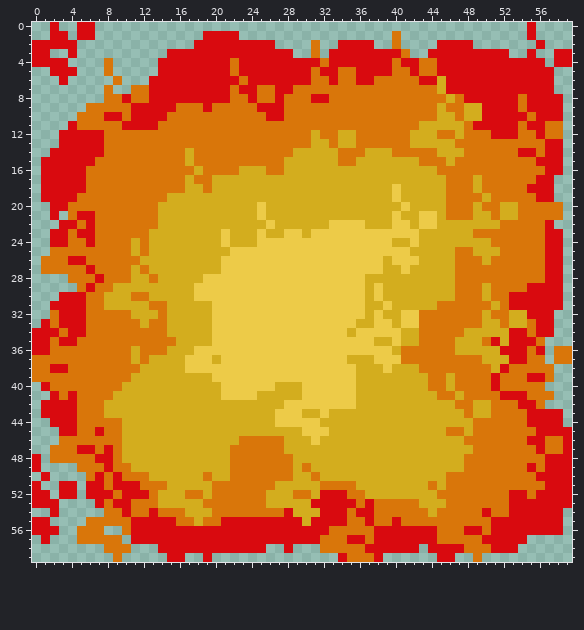
A pixel-art sprite gets an edit: frontend/src/game/sprites/level01/explosion.png. The picture above is the old version.
The file is 60x60 pixels. Colours within 5 levels of each other are drawn and written as one.
New version:
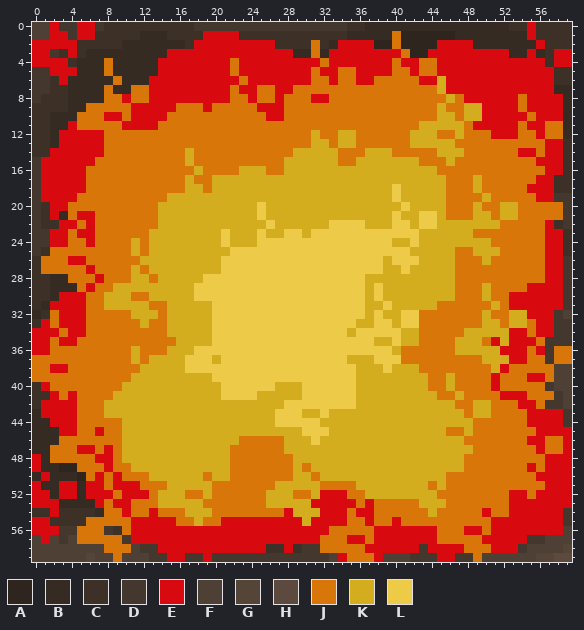
Palette (. is transparent): A #2e251f  B #352b23  C #3c3027  D #44372d  E #d90a0f  F #4f4035  G #554539  H #5b4a3d  J #d9760a  K #d3ad1e  L #edcb48
Edits made:
The author put colour A in row 1 at x 41 to 46; in row 2 at x 38 to 39 and 41 to 44; in row 3 at x 42 to 43; in row 49 at x 3 to 4; in row 50 at x 5.
The author put colour B in row 0 at x 37 to 52; in row 1 at x 12 to 14, 35 to 39 and 47 to 54; in row 2 at x 10 to 16, 33 and 49 to 55; in row 3 at x 6 to 14, 29 to 30, 32, 53 to 54 and 56; in rows 4 to 5 at x 5 to 7 and 9 to 13; in row 6 at x 4 to 8 and 10 to 12.
The author put colour B in row 7 at x 4 to 7, 9 to 10 and 58 to 59; in row 8 at x 4 to 7 and 59; in row 9 at x 4 to 5 and 59; in row 10 at x 2 to 4 and 59; in row 11 at x 2 to 3 and 59; in row 12 at x 2 and 59.
The author put colour B in row 13 at x 2; in row 21 at x 3; in row 28 at x 2 to 3; in row 29 at x 2 to 4; in row 30 at x 2; in row 31 at x 1.
The author put colour B in row 32 at x 0; in row 43 at x 0; in row 44 at x 0 to 1; in rows 45 to 46 at x 0 to 2; in row 47 at x 0 to 1; in row 48 at x 1.
The author put colour B in row 49 at x 1 to 2; in row 50 at x 0 and 2 to 4; in row 51 at x 1 to 2 and 5; in row 52 at x 2 and 5; in row 53 at x 3 to 6; in row 54 at x 7.
The author put colour C in row 0 at x 8 to 17, 35 to 36, 53 to 54 and 56 to 59; in row 1 at x 7 to 11, 15 to 18, 23 to 34 and 56 to 59; in row 2 at x 5 to 9, 17, 27 to 30, 32 and 57 to 59; in row 3 at x 3, 5 and 57; in row 4 at x 4 and 57; in row 5 at x 58 to 59.
The author put colour C in row 6 at x 2 and 58 to 59; in row 7 at x 2 to 3; in row 8 at x 1 to 3; in row 9 at x 0 to 3; in rows 10 to 12 at x 0 to 1; in rows 13 to 14 at x 0 to 1 and 59.
The author put colour C in rows 15 to 16 at x 59; in rows 17 to 18 at x 58 to 59; in rows 20 to 21 at x 1; in row 22 at x 1 to 2 and 58; in rows 23 to 24 at x 59; in row 25 at x 1 and 59.
The author put colour C in rows 26 to 27 at x 0; in rows 28 to 30 at x 0 to 1; in row 31 at x 0; in row 32 at x 1; in row 33 at x 0; in row 40 at x 0.
The author put colour C in row 41 at x 0 to 1; in row 42 at x 0; in row 54 at x 0 to 1 and 3 to 6; in row 55 at x 2 to 5; in row 56 at x 9; in row 58 at x 26 to 27 and 29.
The author put colour D in row 0 at x 3 to 4, 7 and 18 to 34; in row 1 at x 4; in row 3 at x 2; in rows 5 to 7 at x 0 to 1; in row 8 at x 0; in rows 15 to 18 at x 0.
The author put colour D in row 19 at x 0 and 58 to 59; in rows 20 to 22 at x 0 and 59; in rows 23 to 24 at x 0 to 1; in row 25 at x 0; in rows 26 to 31 at x 59; in row 32 at x 58.
The author put colour D in rows 33 to 34 at x 58 to 59; in row 35 at x 57 to 59; in rows 36 to 37 at x 57; in row 40 at x 57; in row 41 at x 58; in row 42 at x 57 to 58.
The author put colour D in rows 43 to 44 at x 59; in rows 54 to 55 at x 59; in row 56 at x 3 to 4 and 8; in row 57 at x 3, 10 and 55 to 56; in row 58 at x 12 to 13, 30 to 31, 43 and 54; in row 59 at x 13 to 14, 17 to 18, 20 to 32, 42 to 44 and 47 to 48.
The author put colour F in rows 0 to 1 at x 0 to 1; in row 32 at x 59; in rows 38 to 40 at x 58 to 59; in rows 41 to 42 at x 59; in row 56 at x 59; in row 57 at x 0, 2, 4 and 57 to 59.
The author put colour F in row 58 at x 0 to 7, 11 and 55 to 58; in row 59 at x 0 to 5, 7 to 8, 10 to 12, 33, 39 to 41 and 50 to 55.
The author put colour G in row 58 at x 59; in row 59 at x 6 and 56 to 57.
The author put colour H in row 59 at x 58 to 59.
Boxes around the changes in both pictures, in picture pixels (x1, y1, x2, y2):
added: (32, 22, 572, 562)
